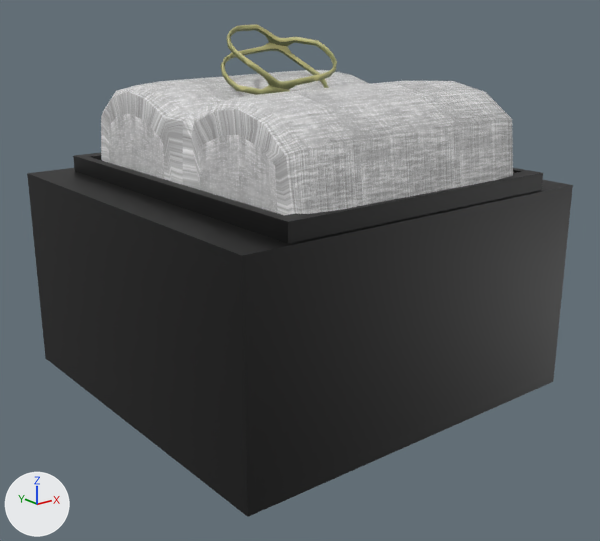
The FBX model Assets/Prefab/Tonya ring.fbx: old version first, new version second.
The view is the same before and after, from a 50 mm camera at (-0.0578, -0.0732, 0.027) aimed at (-0.0005, -0.0015, -0.0017). Lighting does not change. The marker at lower left points along +X, +Y and +Z. Where no turn or scale is listed for an object, it has been applied to the vertices.

The first picture shows 'Tonyaring', 'bed', 'ringbox', 'ringbox2'.
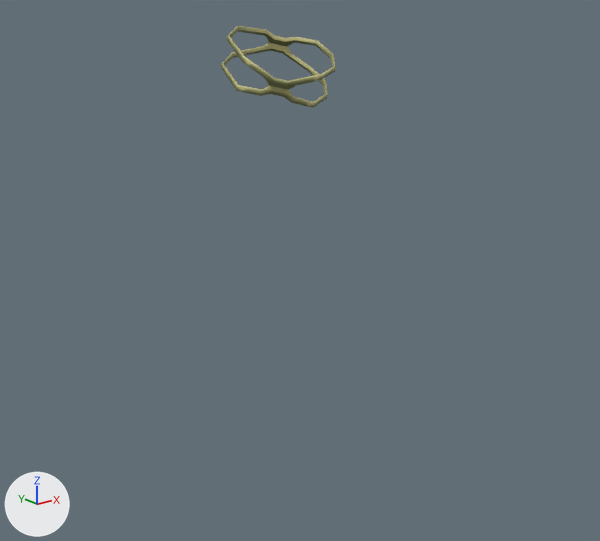
What differs and where, as boxes (x1, y1, x2, y2) in the pictures (600 x 541 px):
'ringbox2', deleted (black): before (27, 168, 573, 517)
'bed', deleted: before (101, 70, 513, 215)
'ringbox', deleted (black): before (73, 153, 543, 244)

The edits, one by one:
Object 'bed' (ob_bed) is deleted.
Object 'ringbox' (ob_ringbox) is deleted.
Object 'ringbox2' (ob_ringbox2) is deleted.
